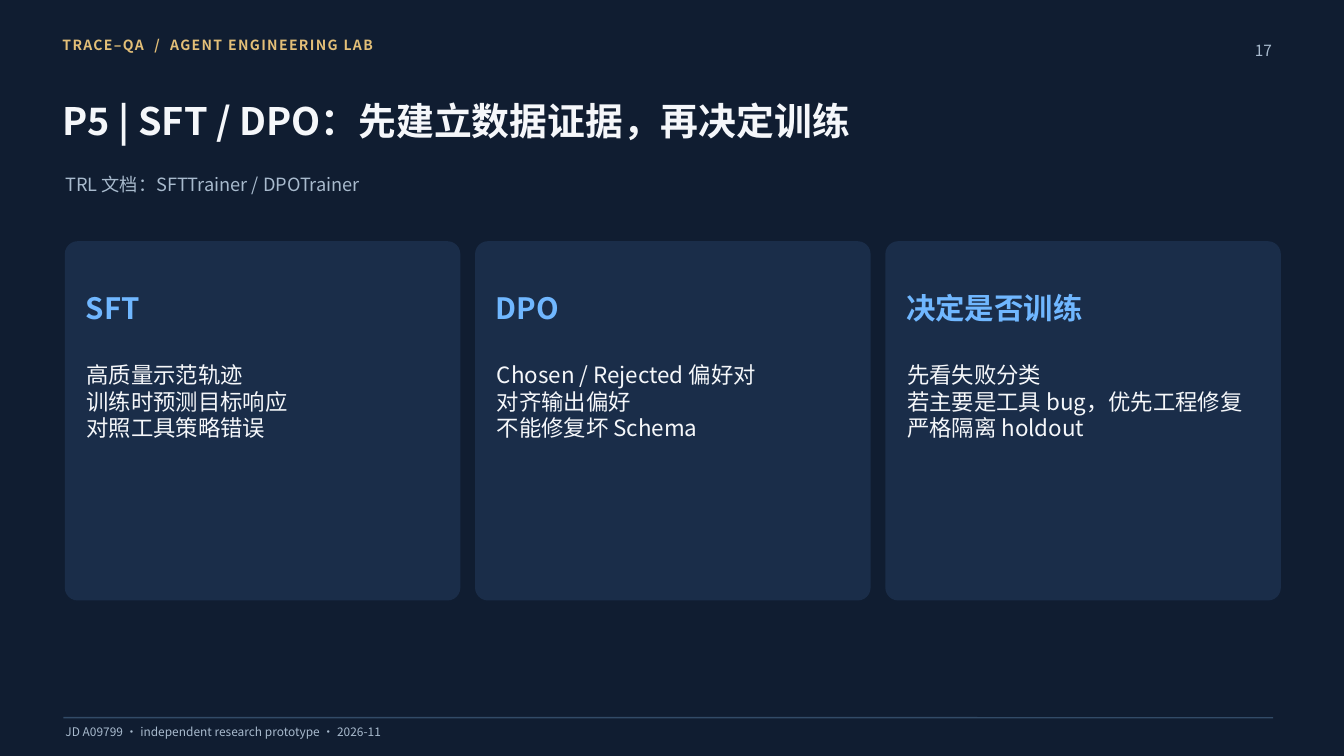
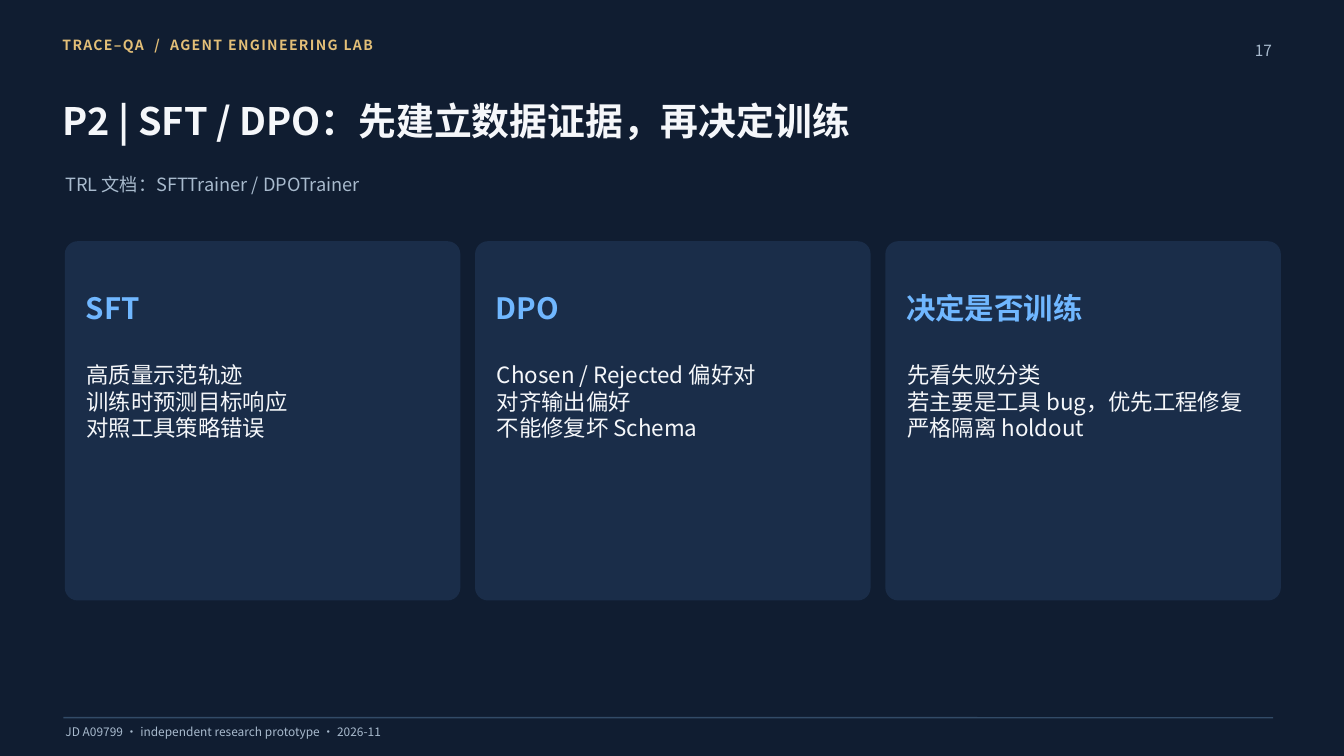
Before and after one commit to Angusliu6/xiaomi-agent-engineering-intern, a slide deck: slide 17 of slides/TRACE-QA-Agent-Engineering-Course.pptx. Drawn at 1344x756 pixels with LibreOffice and Linux fonts; fonts in the diff are those of the drawing. Boxes give left, top, right and bottom in pixels: in the first picture for what was removed or moved away, otherwise in the second. Text is boxed around its words. In the diff, an @@ line names an element or a change of style, - is before the commit and + after.

```diff
--- a/slides/TRACE-QA-Agent-Engineering-Course.pptx
+++ b/slides/TRACE-QA-Agent-Engineering-Course.pptx
@@ text at (x1=62, y1=102, x2=850, y2=140): text changed @@
-P5 | SFT / DPO：先建立数据证据，再决定训练
+P2 | SFT / DPO：先建立数据证据，再决定训练
```
Also in this commit, not shown: 3 other slides changed, 2 slides added, 1 other file.
